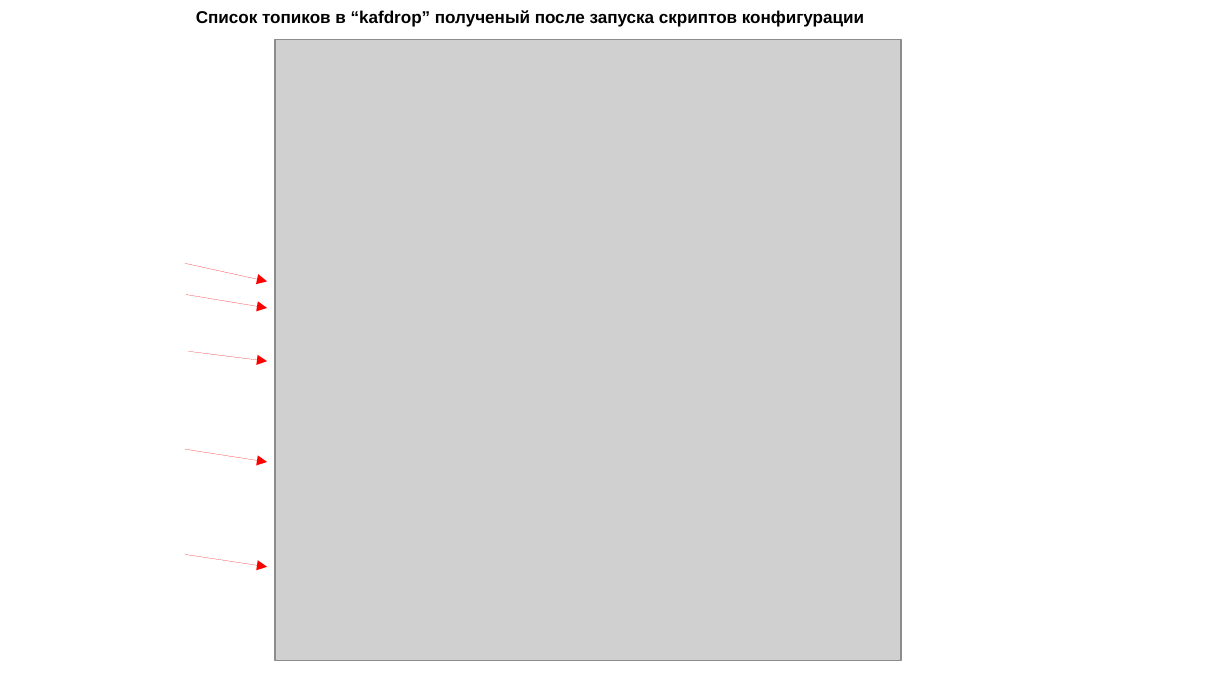
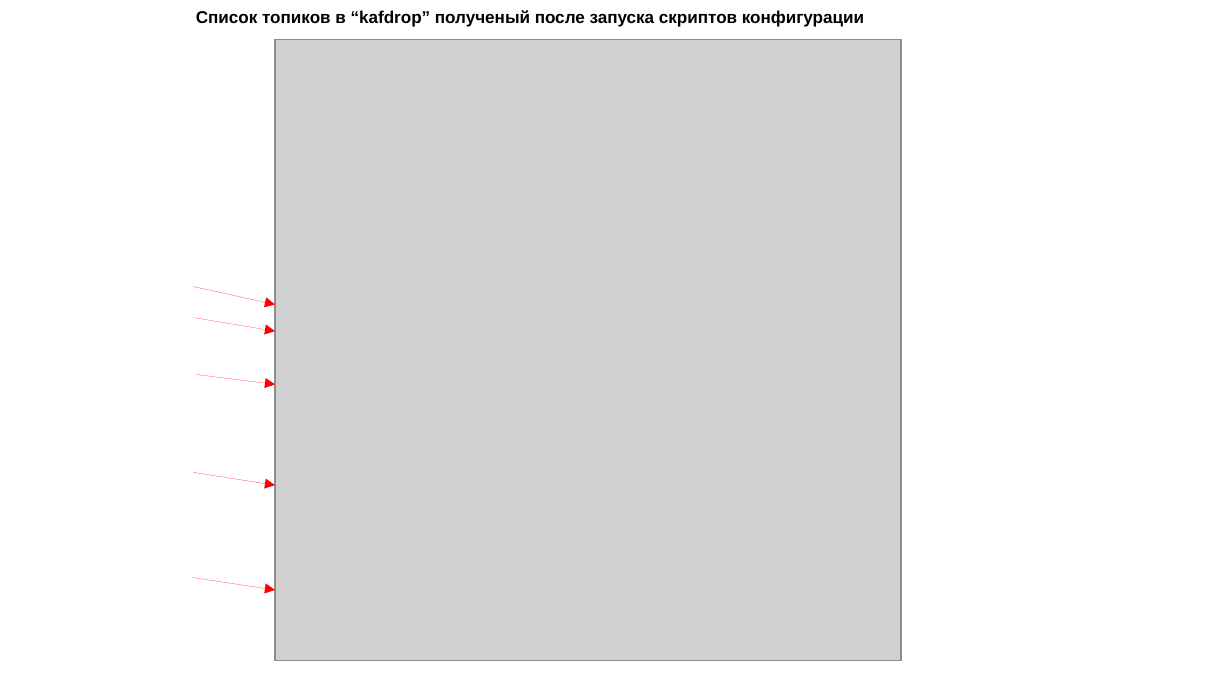
Before and after one commit to vradnit/otus-kafka, a slide deck: slide 16 of final/docs/presentation-keycloak-kafka-streams.pptx (slide 17 before the commit). Drawn at 1232x693 pixels with LibreOffice and Linux fonts; fonts in the diff are those of the drawing; grey boxes stand for pictures; background and template pictures are left out. Boxes give left, top, right and bottom in pixels: in the first picture for what was removed or moved away, otherwise in the second. Text is boxed around its words. In the diff, an @@ line names an element or a change of style, - is before the commit and + after.

```diff
--- a/final/docs/presentation-keycloak-kafka-streams.pptx
+++ b/final/docs/presentation-keycloak-kafka-streams.pptx
@@ arrow moved from (186, 294) - (267, 308) to (192, 287) - (275, 304) @@
@@ arrow moved from (185, 264) - (267, 281) to (193, 318) - (275, 331) @@
@@ arrow moved from (188, 351) - (267, 361) to (196, 375) - (275, 384) @@
@@ arrow moved from (185, 450) - (267, 462) to (193, 472) - (275, 485) @@
@@ arrow moved from (185, 554) - (267, 567) to (192, 578) - (275, 590) @@
```
Also in this commit, not shown: 1 other slide changed, 1 other file.
